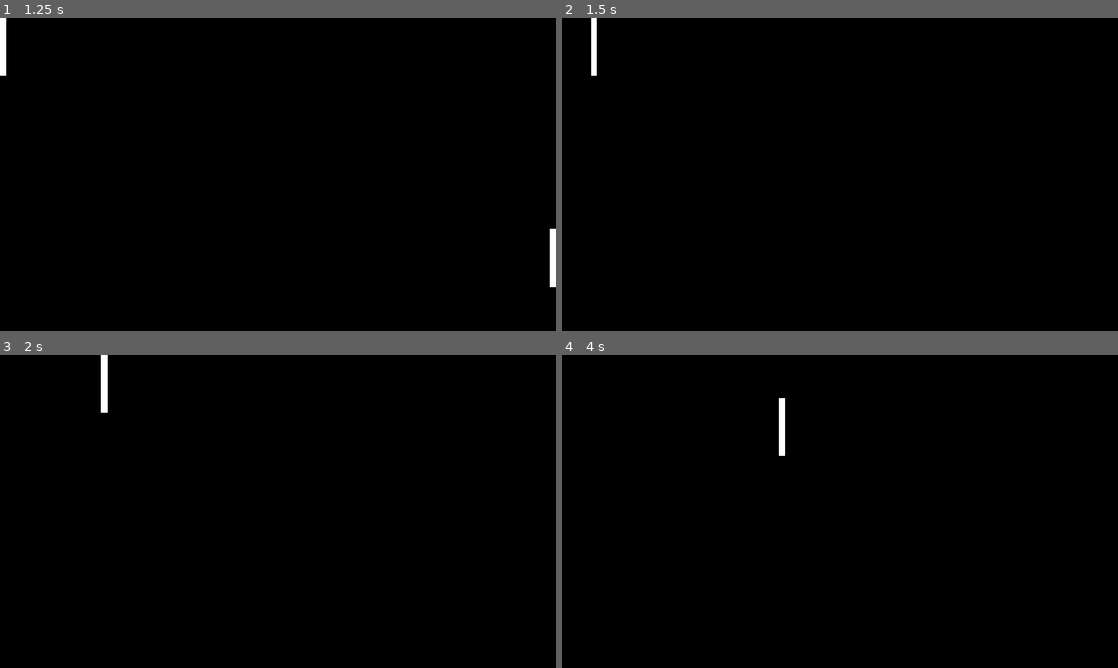
Above: before the commit, frames 1-4 (two rows, left to right).
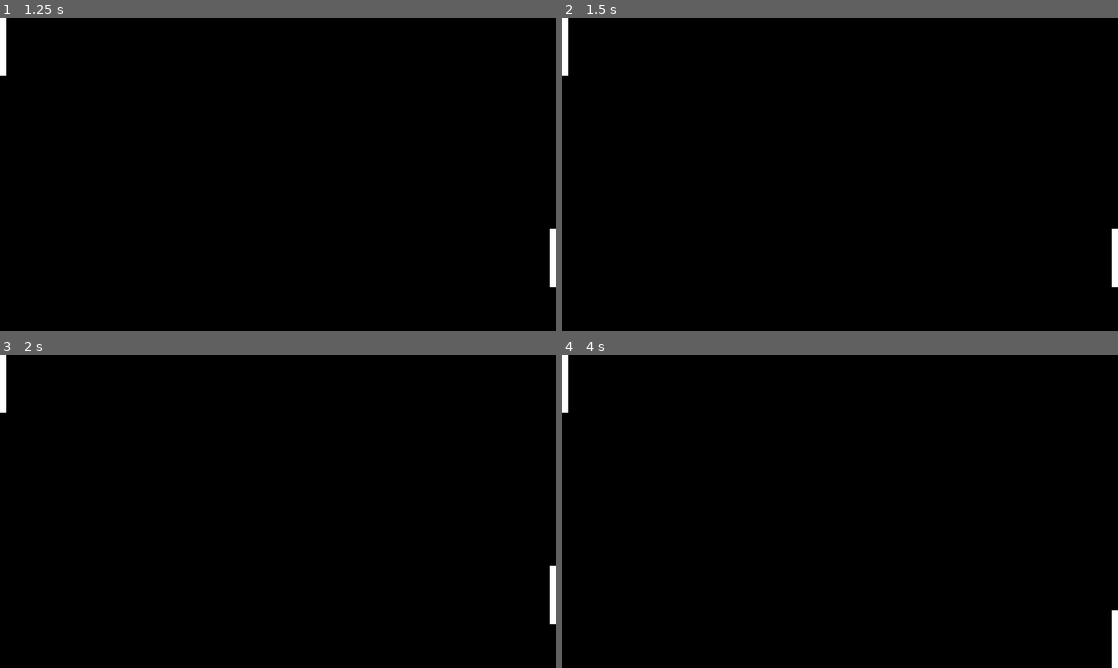
Above: after the commit, the same moments.

Repository: BenjaminVincent/jacob-and-ben-test
Game: Godot game, scene res://scenes/rooms/start.tscn
Same seed, same stepped clock (60 frames per second), same inputs: the game is played once before the commit and once after it.
Inputs:
- Up to frame 1 (1.25 s): click "Play" at 0.5 s
- Up to frame 2 (1.5 s): tap Enter at 1.25 s; hold Right (ui_right) from 1.28 s (still down)
- Up to frame 3 (2 s): keep holding Right (ui_right)
- Up to frame 4 (4 s): tap Space at 2 s; release Right (ui_right) at 2.03 s; hold Down (ui_down) 2.03-2.78 s; hold Right (ui_right) 2.78-3.53 s; hold Up (ui_up) from 3.53 s (still down)

Frame 1 is identical in both runs. In frame 2, 0.6% of the frame differs, in the area x 0-100%, y 0-86%; in frame 3, 0.6%; in frame 4, 0.6%.

Commit message:
added player movement

Diff:
--- a/project.godot
+++ b/project.godot
@@ -20,6 +20,29 @@
 window/size/mode=3
 window/stretch/mode="canvas_items"
 
+[input]
+
+P1_UP={
+"deadzone": 0.2,
+"events": [Object(InputEventKey,"resource_local_to_scene":false,"resource_name":"","device":-1,"window_id":0,"alt_pressed":false,"shift_pressed":false,"ctrl_pressed":false,"meta_pressed":false,"pressed":false,"keycode":0,"physical_keycode":87,"key_label":0,"unicode":119,"location":0,"echo":false,"script":null)
+]
+}
+P1_DOWN={
+"deadzone": 0.2,
+"events": [Object(InputEventKey,"resource_local_to_scene":false,"resource_name":"","device":-1,"window_id":0,"alt_pressed":false,"shift_pressed":false,"ctrl_pressed":false,"meta_pressed":false,"pressed":false,"keycode":0,"physical_keycode":83,"key_label":0,"unicode":115,"location":0,"echo":false,"script":null)
+]
+}
+P2_UP={
+"deadzone": 0.2,
+"events": [Object(InputEventKey,"resource_local_to_scene":false,"resource_name":"","device":-1,"window_id":0,"alt_pressed":false,"shift_pressed":false,"ctrl_pressed":false,"meta_pressed":false,"pressed":false,"keycode":0,"physical_keycode":4194320,"key_label":0,"unicode":0,"location":0,"echo":false,"script":null)
+]
+}
+P2_DOWN={
+"deadzone": 0.2,
+"events": [Object(InputEventKey,"resource_local_to_scene":false,"resource_name":"","device":-1,"window_id":0,"alt_pressed":false,"shift_pressed":false,"ctrl_pressed":false,"meta_pressed":false,"pressed":false,"keycode":0,"physical_keycode":4194322,"key_label":0,"unicode":0,"location":0,"echo":false,"script":null)
+]
+}
+
 [physics]
 
 3d/physics_engine="Jolt Physics"
--- a/scripts/paddle.gd
+++ b/scripts/paddle.gd
@@ -10,7 +10,13 @@
 
 
 func _process(delta) -> void:
-	var direction = Input.get_vector("ui_left", "ui_right", "ui_up", "ui_down")
+	var p1_dir = Input.get_vector("ui_left", "ui_right", "P1_UP", "P1_DOWN")
+	var p2_dir = Input.get_vector("ui_left", "ui_right", "P2_UP", "P2_DOWN")
 
 	# Apply movement (for Node2D)
-	position += direction * speed * delta
+	if name == "P1":
+		position.y += p1_dir.y * speed * delta
+	#print("direction is: ", direction)
+
+	if name == "P2":
+		position.y += p2_dir.y * speed * delta
Not shown: 1 places in scenes/rooms/game.tscn that only renumber resources
